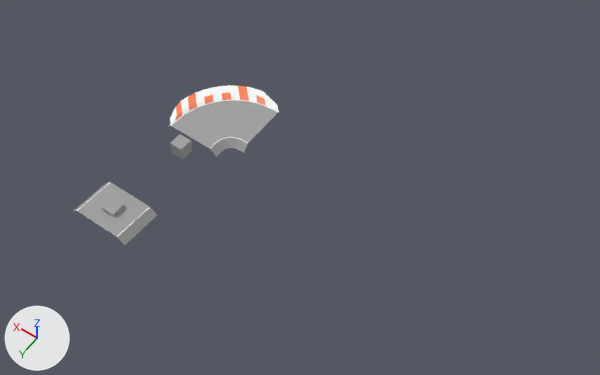
An edit to the Blender file 3D-Models-Blender/Track.blend, drawn before and after from the same camera.
Both versions are drawn from a 50 mm camera at (-55.3, 50.2, 84.5) aimed at (-18.1, -2.0, 2.5). Arrows for +X, +Y and +Z are at lower left; the lights stay in place. The first picture is the older version.
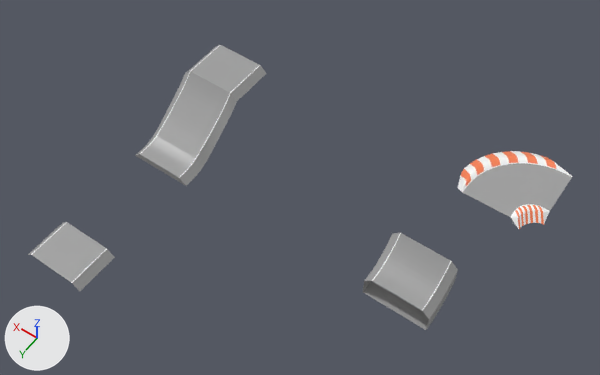
Commit message: modelled a bride/overpass track

What differs and where, as boxes [x1, y1, x2, y2] in the pictures (600 x 375 px):
'Plane', reshaped, moved (8% taller)
    before: [168, 85, 282, 157]
    after: [458, 151, 573, 229]
'Plane.003', added
    after: [135, 70, 239, 186]
    faces in mat_material (grey #a1a1a1): [135, 70, 239, 186]
    faces in mat_white_001 (white #ffffff): [140, 70, 232, 178]
'Plane.002', added
    after: [363, 233, 458, 330]
    faces in mat_material (grey #a1a1a1): [363, 233, 458, 330]
'Plane.001', moved
    before: [74, 182, 157, 246]
    after: [28, 222, 115, 291]
'Plane.004', added
    after: [188, 45, 267, 99]
    faces in mat_material (grey #a1a1a1): [188, 45, 267, 99]
'Cube', deleted
    before: [170, 134, 193, 159]
'Cube.001', deleted
    before: [101, 197, 125, 217]
part 1 of me_plane, built on
    before: [168, 85, 282, 157]
    after: [458, 151, 572, 229]

The edits, one by one:
me_plane is used by ob_plane; location (0.0, 0.0, 0.0); scale (3.47, 3.47, 3.47).
me_plane had 178 vertices, 146 faces and spanned x -2.01..1.55, y -4.15..-0.53, z -0.24..0.16.
me_plane now has 270 vertices, 238 faces, 2 loose edges and spans x -2.06..1.55, y -4.15..-0.43, z -0.24..0.16.
Part 1, on me_plane:
12 vertices are removed from x -1.73..1.55, y -4.15..-0.82, z 0.09.
13 faces are deleted.
11 vertices in x -2.01..-0.98, y -1.62..-0.53, z 0.05 move by (0.0, 0.0, 0.04).
9 vertices in x -2.01..-0.97, y -1.63..-0.53, z 0.05 move by (0.0, 0.0, 0.03).
5 vertices in x -1.54..-0.97, y -1.57..-0.86, z 0.05 move by (0.0, 0.0, 0.05).
3 vertices in x -1.63..-1.0, y -1.59..-0.86, z 0.05 move by (0.0, 0.0, 0.06).
5 vertices move from x -2.01..1.29, y -3.88..-0.53, z -0.24..0.09 to x -1.72..1.29, y -3.88..-0.87, z -0.24..-0.2.
96 vertices are added at x -2.06..1.55, y -3.88..-0.43, z -0.2..0.16.
8 new vertices lie (0.29, -0.29, -0.29) away from vertices in x -1.08..1.22, y -3.86..-0.53, z 0.09.
2 loose edges are added.
37 new faces join them, mat_material (grey #a1a1a1).
38 new faces join them, mat_white_001 (white #ffffff).
30 new faces join them, mat_orange_001 (orange #ff8556).
Mesh me_plane_005 is new.
It has 12 vertices, 10 faces and spans x -1.29..1.29, y 0.83..2.55, z 1.59..1.88.
Faces by material slot: [2, 8].
It uses material mat_white_001 (white #ffffff).
It uses material mat_material (grey #a1a1a1).
Mesh me_plane_004 is new.
It has 120 vertices, 116 faces and spans x -1.29..1.29, y -2.12..1.27, z -0.19..1.89.
Faces by material slot: [39, 77].
It uses material mat_white_001 (white #ffffff).
It uses material mat_material (grey #a1a1a1).
Mesh me_plane_003 is new.
It has 110 vertices, 104 faces and spans x -1.29..1.29, y -0.86..0.87, z -0.98..0.91.
Faces by material slot: [20, 84].
It uses material mat_white_001 (white #ffffff).
It uses material mat_material (grey #a1a1a1).
Object 'Cube' (ob_cube) is deleted.
Object 'Plane' (ob_plane) moves from (0.0, 0.0, 0.0) to (-37.78, -12.96, 0.0).
Object 'Cube.001' (ob_cube_001) is deleted.
Object 'Plane.001' (ob_plane_001) moves from (0.0, 13.0, 0.0) to (0.0, 20.8, 0.0).
Object 'Plane.004' (ob_plane_004) is new; it shows me_plane_005.
Its location is (0.0, -16.2, 0.0).
Its scale is (3.47, 3.47, 3.47).
Object 'Plane.003' (ob_plane_003) is new; it shows me_plane_004.
Its location is (0.0, 0.0, 0.0).
Its scale is (3.47, 3.47, 3.47).
Object 'Plane.002' (ob_plane_002) is new; it shows me_plane_003.
Its location is (-35.5, 0.0, 0.0).
Its scale is (3.47, 3.47, 3.47).
